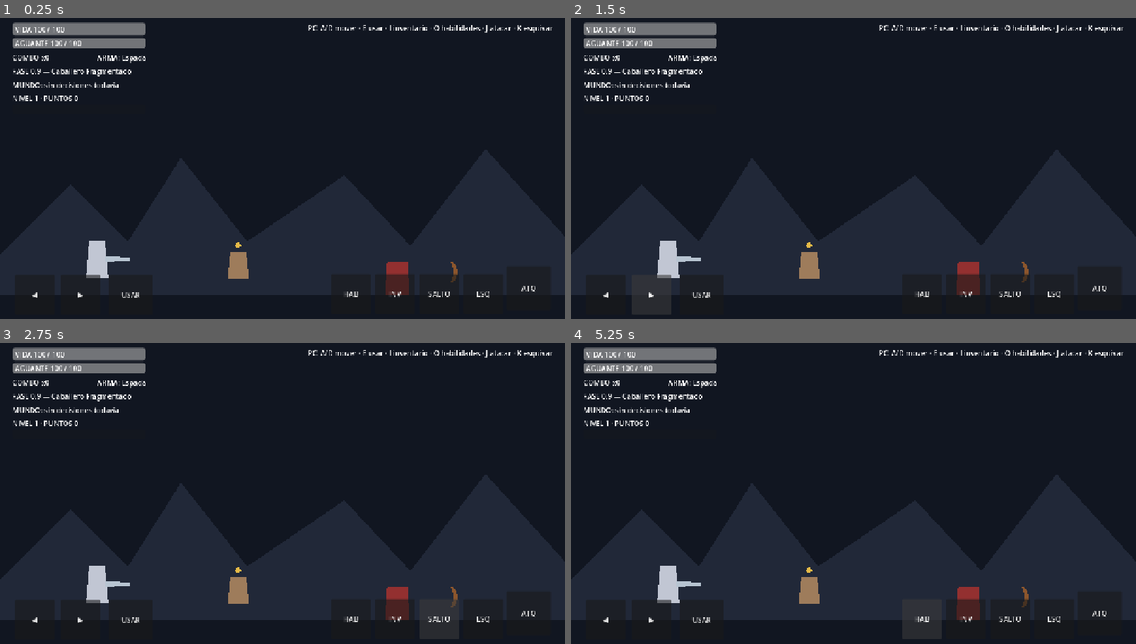
Above: before the commit, frames 1-4 (two rows, left to right).
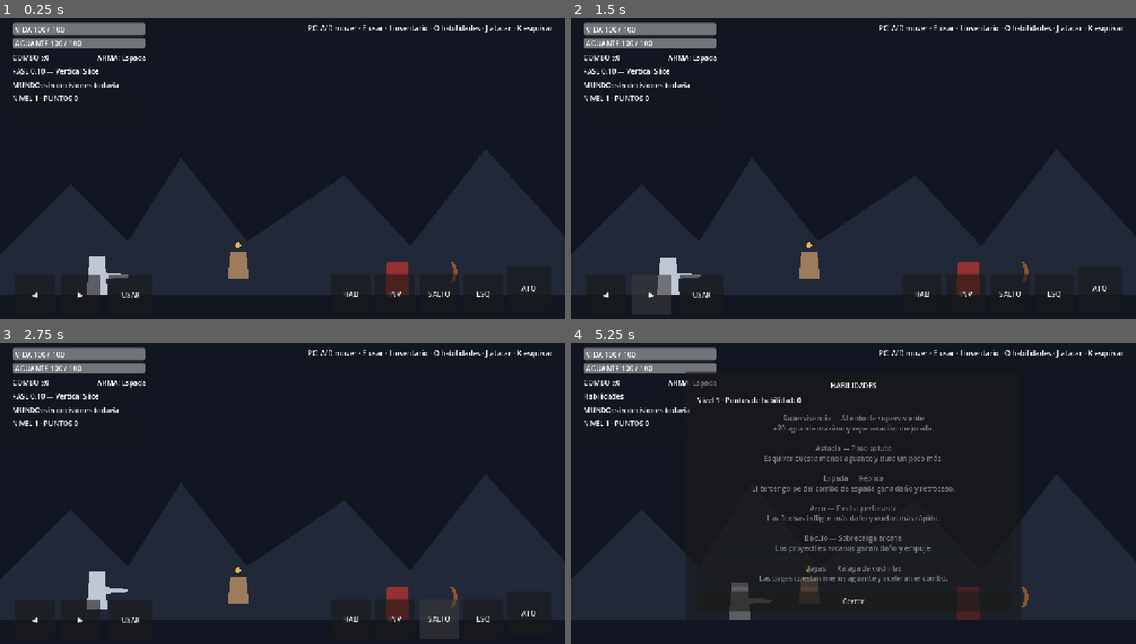
Above: after the commit, the same moments.

Repository: LoloscarPrr/EchoFragment
Game: Godot game, scene res://scenes/main/Main.tscn
The game is run twice, just before and just after one commit, with the same random seed, the same clock (stepped at 60 frames per second) and the same inputs.
Inputs (mouse positions are in pixels of both pictures, inside the frame that each line leads up to):
- Up to frame 1 (0.25 s): no input
- Up to frame 2 (1.5 s): click "◀" at 0.5 s; click "▶" at 1.25 s
- Up to frame 3 (2.75 s): click "SALTO" at 2 s
- Up to frame 4 (5.25 s): click "ESQ" at 2.75 s; click "INV" at 3.5 s; click (853, 475) at 4.25 s, where only the run after the commit has a clickable "Cerrar"; click "HAB" at 5 s

The runs differ from the first frame. In frame 1, 0.7% of the frame differs, in the area x 6-24%, y 16-93%; in frame 2, 0.7%; in frame 3, 0.5%; in frame 4, 6.8%, in the area x 2-95%, y 9-93%.
Error before the commit: Parse Error: No constructor of "PackedVector2Array" matches the signature "PackedVector2Array(int, int, int, int, int, int, int, int)". (res://scripts/player/P…

Commit message:
fix: correct weapon polygons and explicit player types

Diff:
--- a/scripts/player/Player.gd
+++ b/scripts/player/Player.gd
@@ -135,16 +135,16 @@
 	var weapon_visual := $Visual/Weapon as Polygon2D
 	match weapon_mode:
 		WeaponMode.SWORD:
-			weapon_visual.polygon = PackedVector2Array(18,-7,74,-3,74,3,18,7)
+			weapon_visual.polygon = PackedVector2Array([Vector2(18, -7), Vector2(74, -3), Vector2(74, 3), Vector2(18, 7)])
 			weapon_visual.color = Color(0.72,0.77,0.82,1)
 		WeaponMode.BOW:
-			weapon_visual.polygon = PackedVector2Array(20,-26,28,-20,32,0,28,20,20,26,24,0)
+			weapon_visual.polygon = PackedVector2Array([Vector2(20, -26), Vector2(28, -20), Vector2(32, 0), Vector2(28, 20), Vector2(20, 26), Vector2(24, 0)])
 			weapon_visual.color = Color(0.55,0.34,0.18,1)
 		WeaponMode.STAFF:
-			weapon_visual.polygon = PackedVector2Array(21,-34,27,-34,27,34,21,34)
+			weapon_visual.polygon = PackedVector2Array([Vector2(21, -34), Vector2(27, -34), Vector2(27, 34), Vector2(21, 34)])
 			weapon_visual.color = Color(0.45,0.58,0.96,1)
 		WeaponMode.DAGGERS:
-			weapon_visual.polygon = PackedVector2Array(18,-16,48,-12,48,-6,18,-4,18,4,48,6,48,12,18,16)
+			weapon_visual.polygon = PackedVector2Array([Vector2(18, -16), Vector2(48, -12), Vector2(48, -6), Vector2(18, -4), Vector2(18, 4), Vector2(48, 6), Vector2(48, 12), Vector2(18, 16)])
 			weapon_visual.color = Color(0.82,0.82,0.86,1)
 
 func _regen_stamina(delta: float, now: float) -> void:
@@ -305,7 +305,7 @@
 	health_changed.emit(health, max_health)
 
 	if source_position != Vector2.ZERO:
-		var knock_dir := sign(global_position.x - source_position.x)
+		var knock_dir: float = signf(global_position.x - source_position.x)
 		if knock_dir == 0.0:
 			knock_dir = -facing
 		velocity.x = knock_dir * knockback
@@ -339,7 +339,7 @@
 	progression_changed.emit()
 
 func unlock_skill(skill_id: StringName) -> bool:
-	var unlocked := progression.unlock(skill_id)
+	var unlocked: bool = progression.unlock(skill_id)
 	if unlocked:
 		progression_changed.emit()
 	return unlocked
